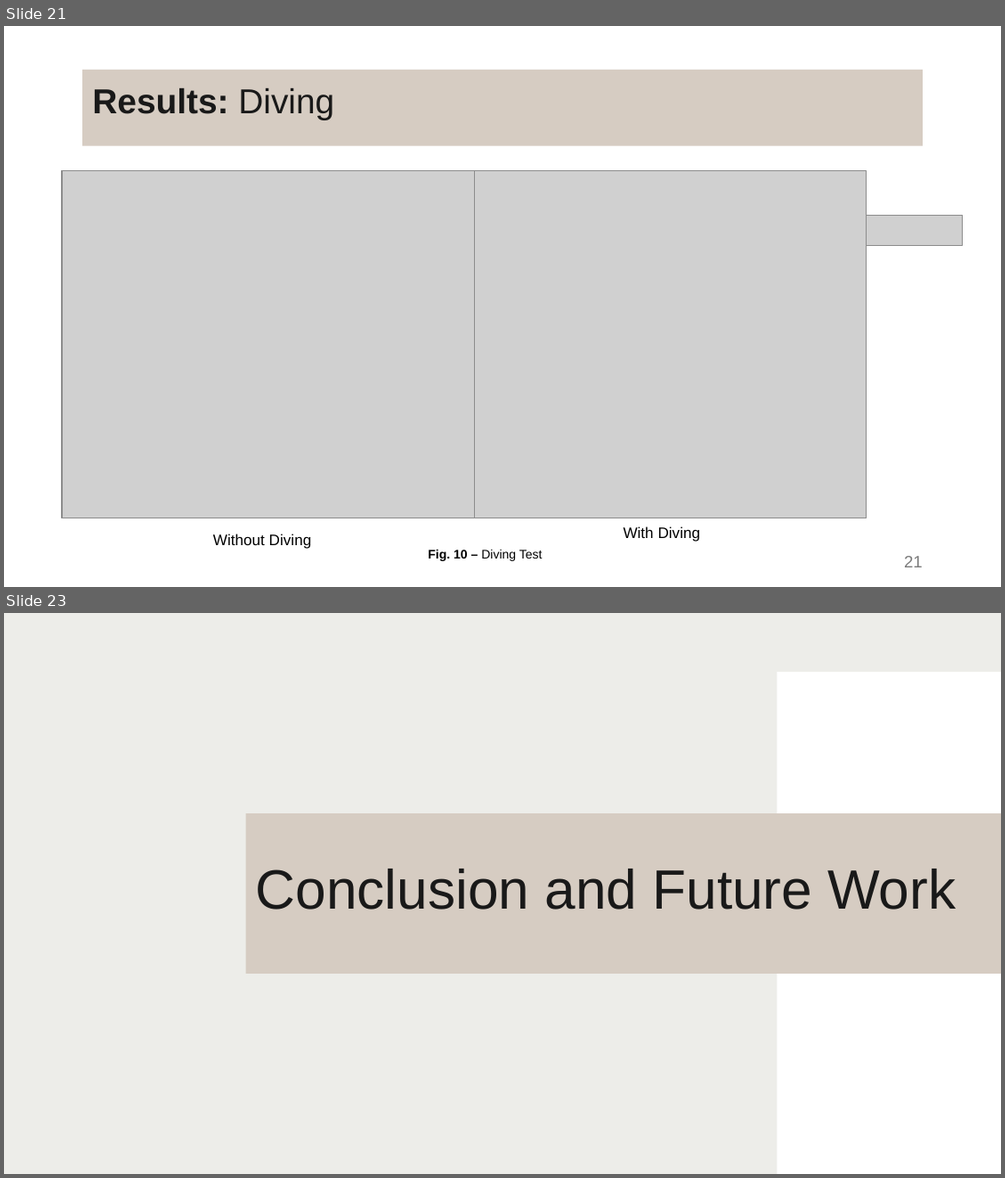
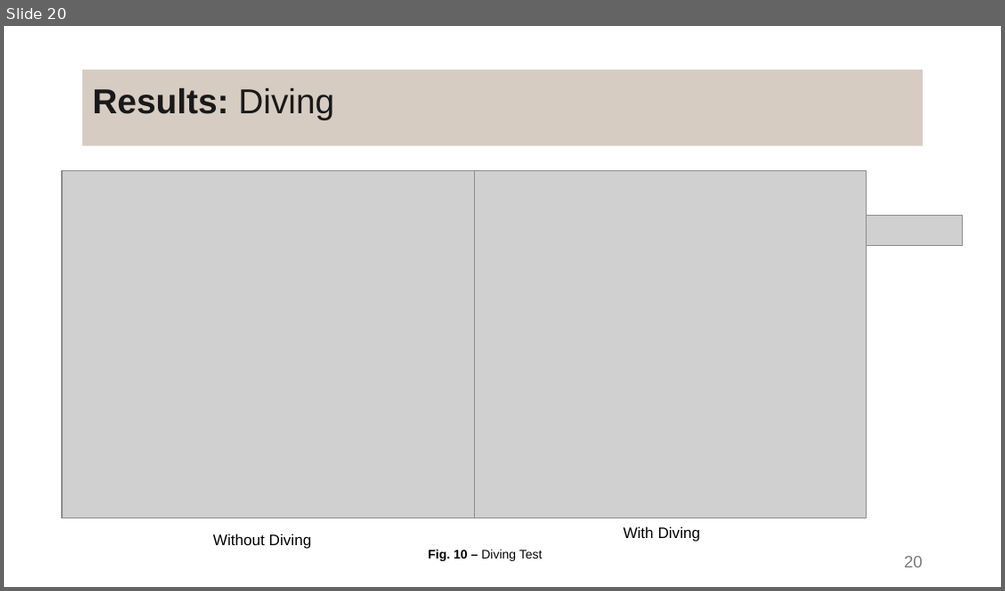
Before and after one commit to DanielaTomas/FCUP-SCHEDULE, a slide deck: Docs/Presentation.pptx. Shown one above the other, each under a label of ours: slides 21 and 23 before the commit, slide 20 after it; the slides between them are not shown. The pictures are 1005x1178 and 1005x591 pixels, drawn with LibreOffice and Linux fonts; fonts in the diff are those of the drawing; grey boxes stand for pictures. Boxes give left, top, right and bottom in pixels: in the first picture for what was removed or moved away, otherwise in the second. Text is boxed around its words. In the diff, an @@ line names an element or a change of style, - is before the commit and + after.

```diff
--- a/Docs/Presentation.pptx
+++ b/Docs/Presentation.pptx
@@ slide 23 removed at (x1=4, y1=613, x2=1001, y2=1174), background #EDEDE9 @@
@@ rectangle removed at (x1=777, y1=672, x2=1001, y2=1174) @@
@@ title removed at (x1=245, y1=813, x2=1001, y2=973) @@
-Conclusion and Future Work
@@ what was slide 21 is now slide 20 @@
@@ page number at (x1=904, y1=556, x2=922, y2=567): text changed @@
-21
+20
```
Also in this commit, not shown: 10 slides changed, 2 slides added, 2 other slides removed.
